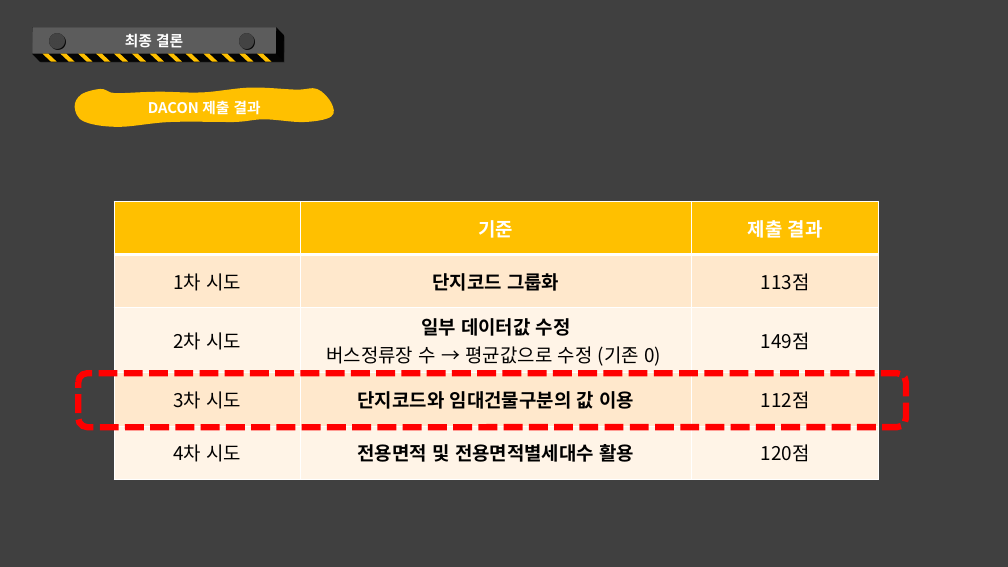
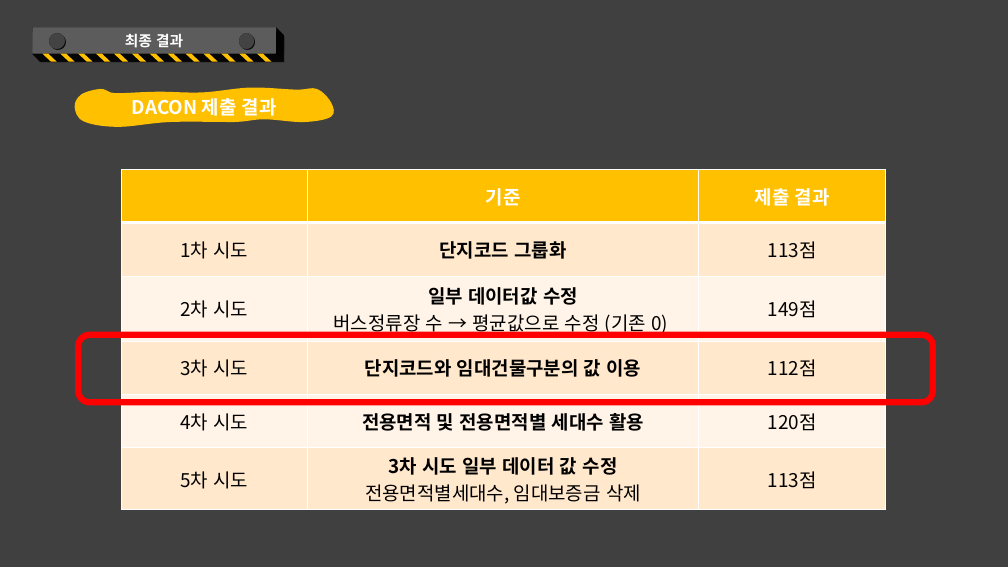
Before and after one commit to kkkkyoung/parking_project, a slide deck: slide 54 of PlayDate_2nd_project.pptx (slide 57 before the commit). Drawn at 1008x567 pixels with LibreOffice and Linux fonts; fonts in the diff are those of the drawing. Boxes give left, top, right and bottom in pixels: in the first picture for what was removed or moved away, otherwise in the second. Text is boxed around its words. In the diff, an @@ line names an element or a change of style, - is before the commit and + after.

Commit message:
발표자료 수정본

```diff
--- a/PlayDate_2nd_project.pptx
+++ b/PlayDate_2nd_project.pptx
@@ text in rectangle at [125,34,183,48]: text changed @@
-최종 결론
+최종 결과
@@ freeform shape "DACON 제출 결과" at [75,88,334,127]: size 14 to 18 pt @@
@@ table at [121,169,885,508] @@
-row 5: 4차 시도 | 전용면적 및 전용면적별세대수 활용 | 120점
+row 5: 4차 시도 | 전용면적 및 전용면적별 세대수 활용 | 120점
+row 6: 5차 시도 | 3차 시도 일부 데이터 값 수정 / 전용면적별세대수, 임대보증금 삭제 | 113점
@@ table: place and size @@
-table at [114,201,879,479]
+table at [121,169,885,508]
@@ rounded rectangle: place and size @@
-rounded rectangle at [79,374,907,427]
+rounded rectangle at [79,335,933,402]
@@ rounded rectangle at [79,335,933,402]: outline #FF0000 6 pt dashed to #FF0000 6 pt @@
```
Also in this commit, not shown: 49 other slides changed, 1 slide added, 3 slides removed.
